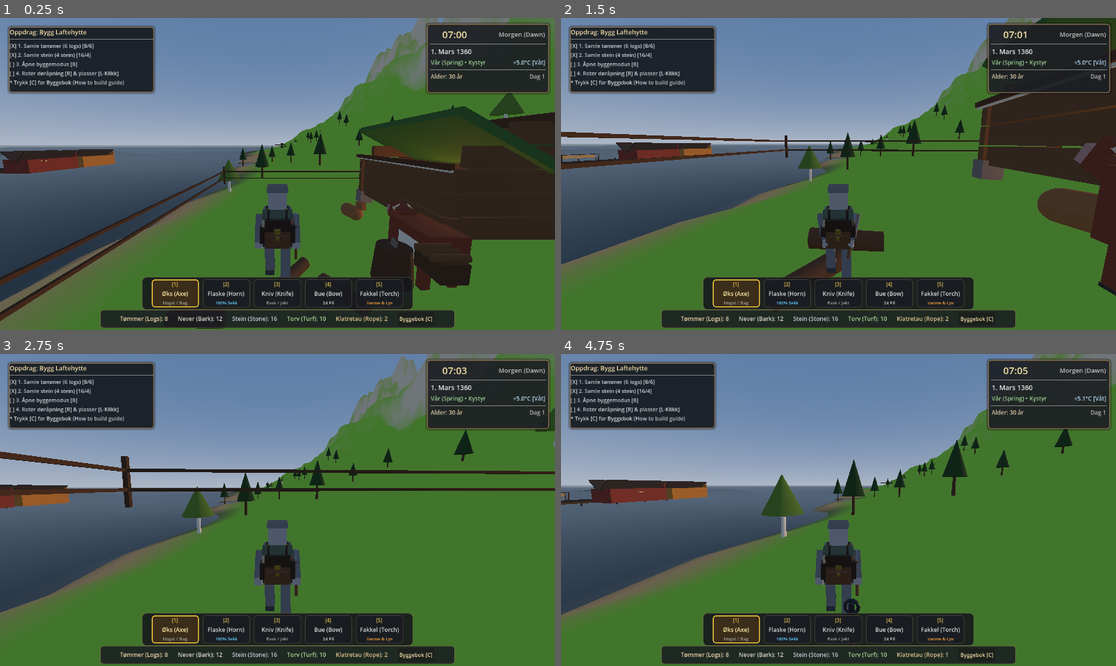
Above: before the commit, frames 1-4 (two rows, left to right).
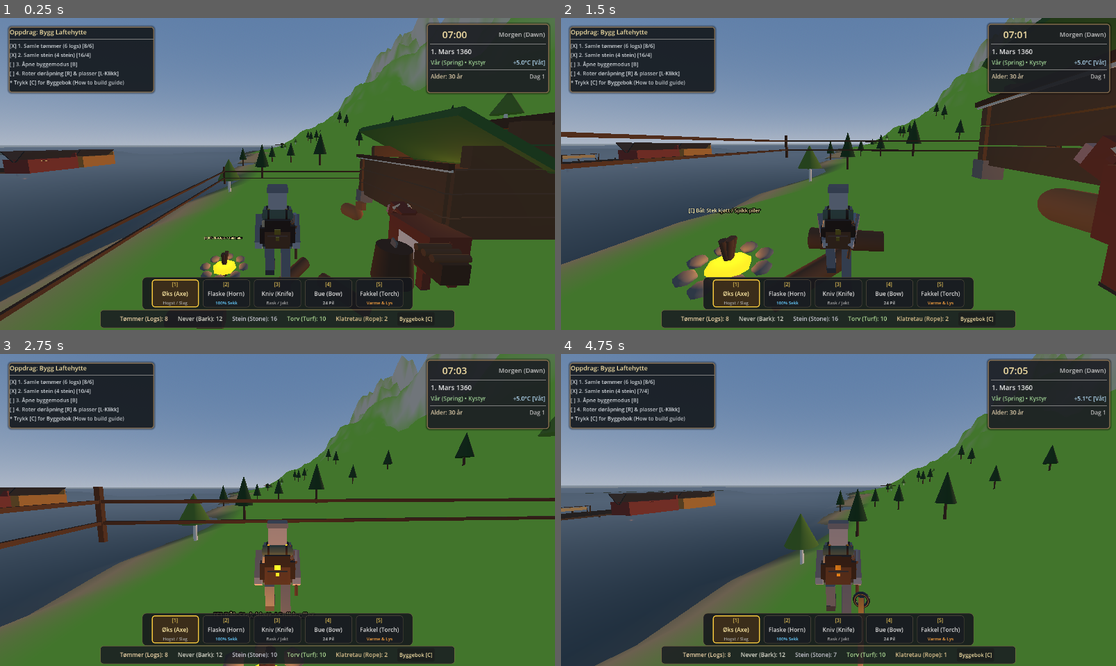
Above: after the commit, the same moments.

Repository: erlfas/medieval-bergen
Game: Godot game, scene res://scenes/main.tscn
The game is run twice, just before and just after one commit, with the same random seed, the same clock (stepped at 60 frames per second) and the same inputs.
Inputs (mouse positions are in pixels of both pictures, inside the frame that each line leads up to):
- Up to frame 1 (0.25 s): no input
- Up to frame 2 (1.5 s): tap Enter at 0.5 s; move the mouse to (866, 174) at 0.52 s; hold H (eat_food) 0.53-1.28 s; hold W (move_forward) from 0.53 s (still down); click (866, 174) at 0.67 s; tap Space (jump) at 0.77, 1.07 s; tap E (interact) at 0.8, 1.35 s; move the mouse to (810, 174) at 1.27 s
- Up to frame 3 (2.75 s): keep holding W (move_forward); tap Space (jump) at 1.52, 1.82 s; tap K at 1.55, 2.1 s; move the mouse to (288, 503) at 2.02 s; hold H (eat_food) from 2.03 s (still down)
- Up to frame 4 (4.75 s): keep holding W (move_forward); move the mouse to (832, 516) at 2.77 s; release H (eat_food) at 2.78 s; tap Tab (cycle_piece_next) at 2.85 s; click (832, 516) at 2.92 s; tap Space (jump) at 3.02, 3.32, 3.77, 4.07, 4.52 s; tap E (interact) at 3.05 s; move the mouse to (877, 513) at 3.52 s; hold Q (cycle_piece_prev) 3.53-4.28 s; tap K at 3.8 s; move the mouse to (794, 506) at 4.27 s; tap T (deploy_rope) at 4.35 s; tap H (eat_food) at 4.55 s

The runs differ from the first frame. In frame 1, 0.7% of the frame differs, in the area x 4-76%, y 51-84%; in frame 2, 1.8%; in frame 3, 8.6%; in frame 4, 16%, in the area x 0-100%, y 0-100%.

Commit message:
Implement campfire placement, meat cooking, arrow whittling, and expanded survival diet

Diff:
--- a/scripts/player/settler_controller.gd
+++ b/scripts/player/settler_controller.gd
@@ -197,6 +197,8 @@
 			var hud_bar = get_tree().get_first_node_in_group("hud_building_bar")
 			if hud_bar and hud_bar.has_method("toggle_cabin_guide"):
 				hud_bar.toggle_cabin_guide()
+		elif event.physical_keycode == KEY_K:
+			_place_campfire()
 
 	# Hotbar Slot Selection [1], [2], [3], [4], [5]
 	if event is InputEventKey and event.pressed and not event.echo:
@@ -786,15 +788,73 @@
 	if not inventory or not survival_stats:
 		return
 
-	if inventory.get_count("cooked_meat") > 0:
-		inventory.items["cooked_meat"] -= 1
+	if inventory.get_count("cooked_venison") > 0:
+		inventory.consume_resources({"cooked_venison": 1})
+		survival_stats.eat_food(48.0, true)
+	elif inventory.get_count("roasted_hare") > 0:
+		inventory.consume_resources({"roasted_hare": 1})
+		survival_stats.eat_food(35.0, true)
+	elif inventory.get_count("roasted_mutton") > 0:
+		inventory.consume_resources({"roasted_mutton": 1})
+		survival_stats.eat_food(42.0, true)
+	elif inventory.get_count("cooked_meat") > 0:
+		inventory.consume_resources({"cooked_meat": 1})
 		survival_stats.eat_food(40.0, true)
+	elif inventory.get_count("stockfish") > 0:
+		inventory.consume_resources({"stockfish": 1})
+		survival_stats.eat_food(32.0, true)
+	elif inventory.get_count("rye_bread") > 0:
+		inventory.consume_resources({"rye_bread": 1})
+		survival_stats.eat_food(28.0, true)
 	elif inventory.get_count("raw_venison") > 0:
-		# If near fire, roast it!
+		inventory.consume_resources({"raw_venison": 1})
 		if survival_stats.is_near_fire:
-			inventory.items["raw_venison"] -= 1
 			survival_stats.eat_food(45.0, true)
 		else:
-			# Eat raw (risk food poisoning)
-			inventory.items["raw_venison"] -= 1
 			survival_stats.eat_food(20.0, false)
+	elif inventory.get_count("raw_hare") > 0:
+		inventory.consume_resources({"raw_hare": 1})
+		if survival_stats.is_near_fire:
+			survival_stats.eat_food(35.0, true)
+		else:
+			survival_stats.eat_food(16.0, false)
+	elif inventory.get_count("raw_mutton") > 0:
+		inventory.consume_resources({"raw_mutton": 1})
+		if survival_stats.is_near_fire:
+			survival_stats.eat_food(38.0, true)
+		else:
+			survival_stats.eat_food(18.0, false)
+
+func _place_campfire() -> void:
+	if not inventory:
+		return
+
+	var has_stones := inventory.get_count("stone") >= 3
+	var has_wood := inventory.get_count("firewood") >= 2 or inventory.get_count("timber_log") >= 1
+
+	if not (has_stones and has_wood):
+		var hud_bar = get_tree().get_first_node_in_group("hud_building_bar")
+		if hud_bar and hud_bar.has_method("_show_placement_error"):
+			hud_bar._show_placement_error("Trenger 3 stein og 1 tømmer (eller 2 ved) for å bygge bål [K]!")
+		return
+
+	# Consume placement cost
+	inventory.consume_resources({"stone": 3})
+	if inventory.get_count("firewood") >= 2:
+		inventory.consume_resources({"firewood": 2})
+	else:
+		inventory.consume_resources({"timber_log": 1})
+
+	# Calculate ground position 2.2m ahead of settler
+	var forward := -global_transform.basis.z.normalized()
+	forward.y = 0.0
+	var place_pos := global_position + forward * 2.2
+	if terrain_generator:
+		place_pos.y = terrain_generator.sample_height(place_pos.x, place_pos.z)
+
+	var campfire_script = load("res://scripts/survival/campfire_interactable.gd")
+	if campfire_script:
+		var cf: Node3D = campfire_script.new()
+		var scene_root := get_parent() if get_parent() else get_tree().current_scene
+		scene_root.add_child(cf)
+		cf.global_position = place_pos
--- /dev/null
+++ b/scripts/survival/campfire_interactable.gd
@@ -0,0 +1,189 @@
+class_name CampfireInteractable
+extends StaticBody3D
+
+## Campfire & Hearth Cooking Station for Medieval Bergen 1360:
+## - Stone ring with crossed pine logs and glowing ember bed
+## - Radiates warmth (+8/s warmth, -12/s wetness) to nearby settlers within 4.5m
+## - Deters hungry predators (wolves flee within 9m)
+## - Interactive Cooking & Whittling: roasts raw meats and carves hunting arrows
+
+@export var is_lit: bool = true
+@export var warmth_radius: float = 4.5
+@export var fuel_time_remaining: float = 600.0 ## 10 minutes real time
+
+var fire_light: OmniLight3D
+var ember_mesh: MeshInstance3D
+var feedback_label: Label3D
+var feedback_timer: float = 0.0
+
+func _ready() -> void:
+	add_to_group("campfire")
+	add_to_group("hearth")
+	_build_campfire_model()
+
+func _build_campfire_model() -> void:
+	# Materials
+	var mat_stone := StandardMaterial3D.new()
+	mat_stone.albedo_color = Color(0.42, 0.44, 0.46) # Mountain granite
+	mat_stone.roughness = 0.9
+
+	var mat_log := StandardMaterial3D.new()
+	mat_log.albedo_color = Color(0.36, 0.24, 0.16) # Charred pine bark
+	mat_log.roughness = 0.85
+
+	var mat_embers := StandardMaterial3D.new()
+	mat_embers.albedo_color = Color(1.0, 0.42, 0.08) # Glowing fiery amber
+	mat_embers.emission_enabled = true
+	mat_embers.emission = Color(1.0, 0.38, 0.05)
+	mat_embers.emission_energy_multiplier = 2.4
+
+	# 1. Stone Ring (8 river stones arranged circularly)
+	var stones_parent := Node3D.new()
+	stones_parent.name = "StoneRing"
+	add_child(stones_parent)
+
+	for i in range(8):
+		var stone := MeshInstance3D.new()
+		var sph := SphereMesh.new()
+		sph.radius = 0.18
+		sph.height = 0.26
+		sph.radial_segments = 6
+		sph.rings = 4
+		stone.mesh = sph
+		stone.material_override = mat_stone
+		var angle := i * (TAU / 8.0)
+		stone.position = Vector3(cos(angle) * 0.72, 0.10, sin(angle) * 0.72)
+		stone.scale = Vector3(1.1, 0.8, 1.2)
+		stones_parent.add_child(stone)
+
+	# 2. Crossed Firewood Logs (3 logs resting over embers)
+	for i in range(3):
+		var wood := MeshInstance3D.new()
+		var cyl := CylinderMesh.new()
+		cyl.top_radius = 0.08
+		cyl.bottom_radius = 0.08
+		cyl.height = 1.1
+		cyl.radial_segments = 6
+		wood.mesh = cyl
+		wood.material_override = mat_log
+		wood.rotation_degrees = Vector3(12.0, i * 60.0, 0.0)
+		wood.position = Vector3(0.0, 0.14, 0.0)
+		add_child(wood)
+
+	# 3. Glowing Ember Bed (center dome)
+	ember_mesh = MeshInstance3D.new()
+	var ember_sph := SphereMesh.new()
+	ember_sph.radius = 0.45
+	ember_sph.height = 0.32
+	ember_sph.radial_segments = 8
+	ember_sph.rings = 4
+	ember_mesh.mesh = ember_sph
+	ember_mesh.material_override = mat_embers
+	ember_mesh.position = Vector3(0.0, 0.08, 0.0)
+	add_child(ember_mesh)
+
+	# 4. OmniLight3D (Warm flickering campfire glow)
+	fire_light = OmniLight3D.new()
+	fire_light.name = "CampfireLight"
+	fire_light.light_color = Color(1.0, 0.62, 0.22)
+	fire_light.light_energy = 1.8
+	fire_light.omni_range = 9.5
+	fire_light.shadow_enabled = false
+	fire_light.position = Vector3(0.0, 0.45, 0.0)
+	add_child(fire_light)
+
+	# 5. Collision Shape for physical interaction
+	var col := CollisionShape3D.new()
+	var cyl_shape := CylinderShape3D.new()
+	cyl_shape.radius = 0.85
+	cyl_shape.height = 0.5
+	col.shape = cyl_shape
+	col.position = Vector3(0.0, 0.25, 0.0)
+	add_child(col)
+
+	# 6. Floating Feedback Label
+	feedback_label = Label3D.new()
+	feedback_label.position = Vector3(0.0, 1.25, 0.0)
+	feedback_label.billboard = BaseMaterial3D.BILLBOARD_ENABLED
+	feedback_label.font_size = 20
+	feedback_label.modulate = Color(1.0, 0.92, 0.65)
+	feedback_label.text = "[E] Bål: Stek kjøtt / Spikk piler"
+	add_child(feedback_label)
+
+func _process(delta: float) -> void:
+	if not is_lit:
+		if fire_light: fire_light.visible = false
+		if ember_mesh: ember_mesh.visible = false
+		return
+
+	# Gentle warmth and flicker
+	if fire_light:
+		var flicker := sin(Time.get_ticks_msec() * 0.015) * 0.15 + cos(Time.get_ticks_msec() * 0.033) * 0.10
+		fire_light.light_energy = 1.7 + flicker
+
+	if feedback_timer > 0.0:
+		feedback_timer -= delta
+		if feedback_timer <= 0.0 and feedback_label:
+			feedback_label.text = "[E] Bål: Stek kjøtt / Spikk piler"
+
+	# Proximity warmth zone for nearby settler
+	var settlers := get_tree().get_nodes_in_group("settler")
+	for s in settlers:
+		if s is Node3D and global_position.distance_to(s.global_position) < warmth_radius:
+			var stats := s.get_node_or_null("SurvivalStats") as SurvivalStats
+			if stats:
+				stats.is_near_fire = true
+
+func on_interact(actor: Node) -> void:
+	if not is_lit:
+		return
+
+	var inv: InventoryManager = actor.get_node_or_null("InventoryManager") as InventoryManager
+	var equip: EquipmentManager = actor.get_node_or_null("EquipmentManager") as EquipmentManager
+	var stats: SurvivalStats = actor.get_node_or_null("SurvivalStats") as SurvivalStats
+
+	var actions_taken: Array[String] = []
+
+	if inv:
+		# 1. Roast raw meats
+		var venison := inv.get_count("raw_venison")
+		if venison > 0:
+			inv.consume_resources({"raw_venison": venison})
+			inv.add_resource("cooked_venison", venison)
+			actions_taken.append("Stekte %d hjortekjøtt" % venison)
+
+		var hare := inv.get_count("raw_hare")
+		if hare > 0:
+			inv.consume_resources({"raw_hare": hare})
+			inv.add_resource("roasted_hare", hare)
+			actions_taken.append("Stekte %d harekjøtt" % hare)
+
+		var mutton := inv.get_count("raw_mutton")
+		if mutton > 0:
+			inv.consume_resources({"raw_mutton": mutton})
+			inv.add_resource("roasted_mutton", mutton)
+			actions_taken.append("Stekte %d sauekjøtt" % mutton)
+
+		# 2. Whittle arrows if holding timber
+		var timber := inv.get_count("timber_log")
+		if timber > 0 and equip:
+			inv.consume_resources({"timber_log": 1})
+			equip.arrow_count += 8
+			equip.arrow_count_updated.emit(equip.arrow_count)
+			actions_taken.append("Spikket 8 jaktpiler")
+
+		# 3. Brew pine-needle tea / warm broth
+		if stats and stats.thirst < 85.0:
+			stats.drink_water(true)
+			stats.warmth = minf(100.0, stats.warmth + 25.0)
+			actions_taken.append("Drakk varm furu-te")
+
+	if actions_taken.is_empty():
+		_show_feedback("Bålet varmer godt! (Trenger rått vilt eller tømmer)")
+	else:
+		_show_feedback("✓ " + " • ".join(actions_taken))
+
+func _show_feedback(msg: String) -> void:
+	if feedback_label:
+		feedback_label.text = msg
+		feedback_timer = 4.0
--- a/scripts/terrain/bergen_terrain_generator.gd
+++ b/scripts/terrain/bergen_terrain_generator.gd
@@ -385,6 +385,20 @@
 	add_child(bryggen_node)
 	bryggen_node.owner = self
 
+	# Starter Campfires: Bryggen quayside and Settler meadow clearing
+	var campfire_script = load("res://scripts/survival/campfire_interactable.gd")
+	if campfire_script:
+		var cf_bryggen: Node3D = campfire_script.new()
+		cf_bryggen.name = "BryggenCampfire"
+		add_child(cf_bryggen)
+		cf_bryggen.global_position = Vector3(68.0, bryggen_shelf_height + 0.1, 88.0)
+
+		var cf_starter: Node3D = campfire_script.new()
+		cf_starter.name = "StarterCampfire"
+		add_child(cf_starter)
+		var sy := sample_height(148.0, 146.0)
+		cf_starter.global_position = Vector3(148.0, sy, 146.0)
+
 func _create_terrain_material() -> Material:
 	var fallback := StandardMaterial3D.new()
 	fallback.vertex_color_use_as_albedo = true
Not shown, changed: web/public/index.pck
